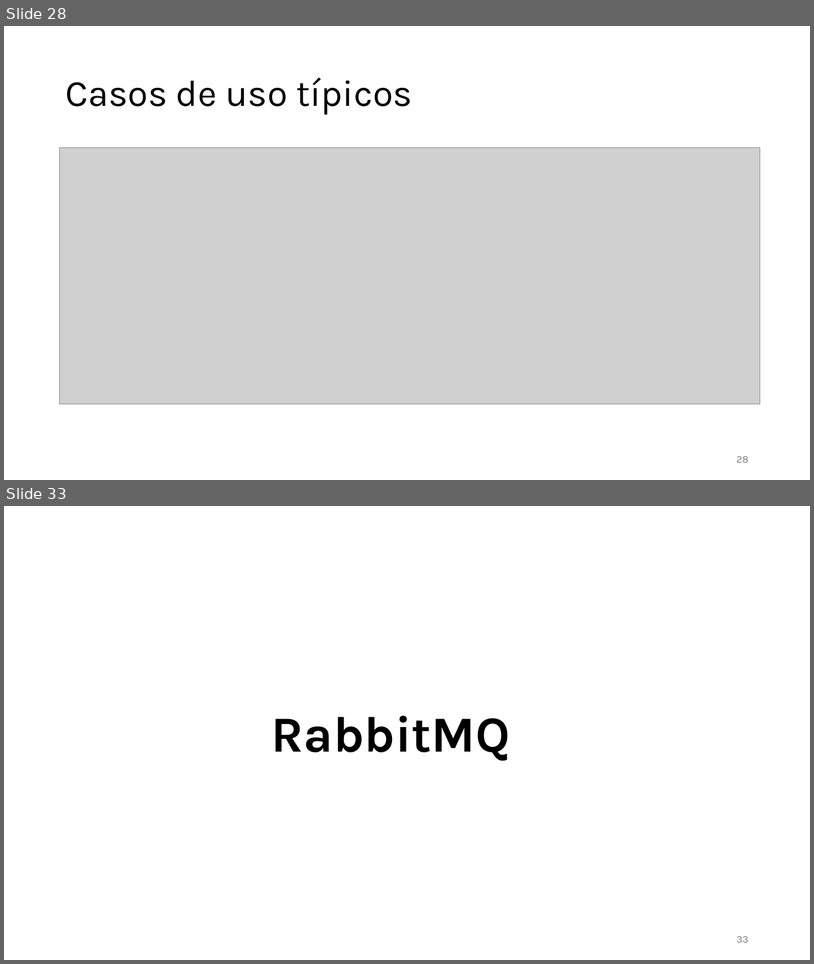
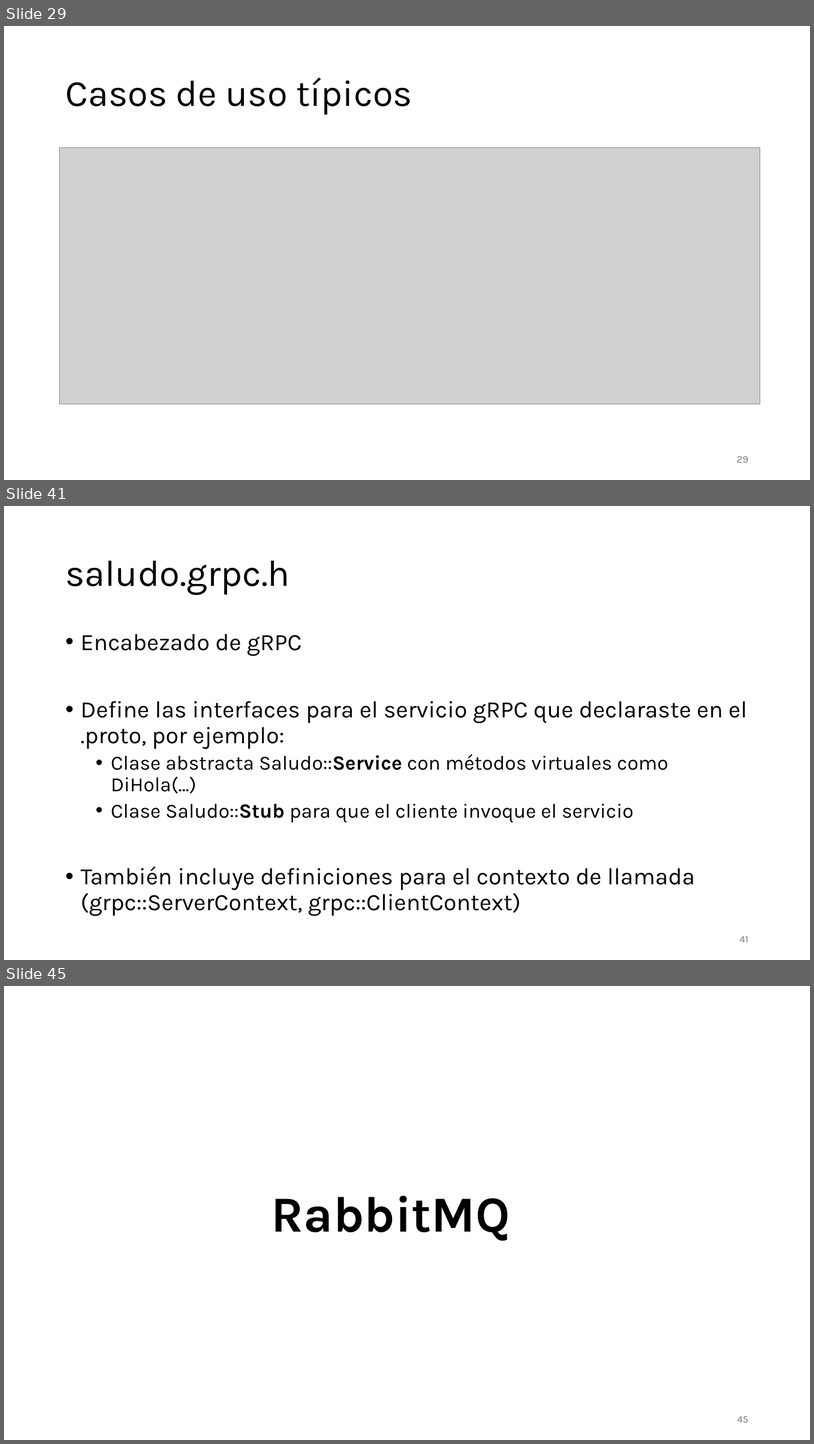
Before and after one commit to aldebarran22/CURSO_CPP_SERVICIOS_30H, a slide deck: doc/3_Comunicacion_microservicios_C++.pptx. Shown one above the other, each under a label of ours: slides 28 and 33 before the commit, slides 29, 41 and 45 after it; the slides between them are not shown. The pictures are 814x964 and 814x1444 pixels, drawn with LibreOffice and Linux fonts; fonts in the diff are those of the drawing; grey boxes stand for pictures. Boxes give left, top, right and bottom in pixels: in the first picture for what was removed or moved away, otherwise in the second. Text is boxed around its words. In the diff, an @@ line names an element or a change of style, - is before the commit and + after.

```diff
--- a/doc/3_Comunicacion_microservicios_C++.pptx
+++ b/doc/3_Comunicacion_microservicios_C++.pptx
@@ slide 41 added at [4,506,810,960], background #FFFFFF @@
@@ title added at [65,561,290,595], 44 pt, text #000000 @@
+saludo.grpc.h
@@ text added at [81,634,747,916], 28 pt, text #000000 @@
+• Encabezado de gRPC
+• Define las interfaces para el servicio gRPC que declaraste en el .proto, por ejemplo:
+  • Clase abstracta Saludo::Service con métodos virtuales como DiHola(...)
+  • Clase Saludo::Stub para que el cliente invoque el servicio
+• También incluye definiciones para el contexto de llamada (grpc::ServerContext, grpc::ClientContext)
@@ page number added at [740,936,749,942], 12 pt, text #797979 @@
+41
@@ what was slide 28 is now slide 29 @@
@@ what was slide 33 is now slide 45 @@
@@ page number at [738,1416,749,1422]: text changed @@
-33
+45
```
Also in this commit, not shown: 9 slides changed, 12 other slides added, 1 slide removed, 31 other files.
